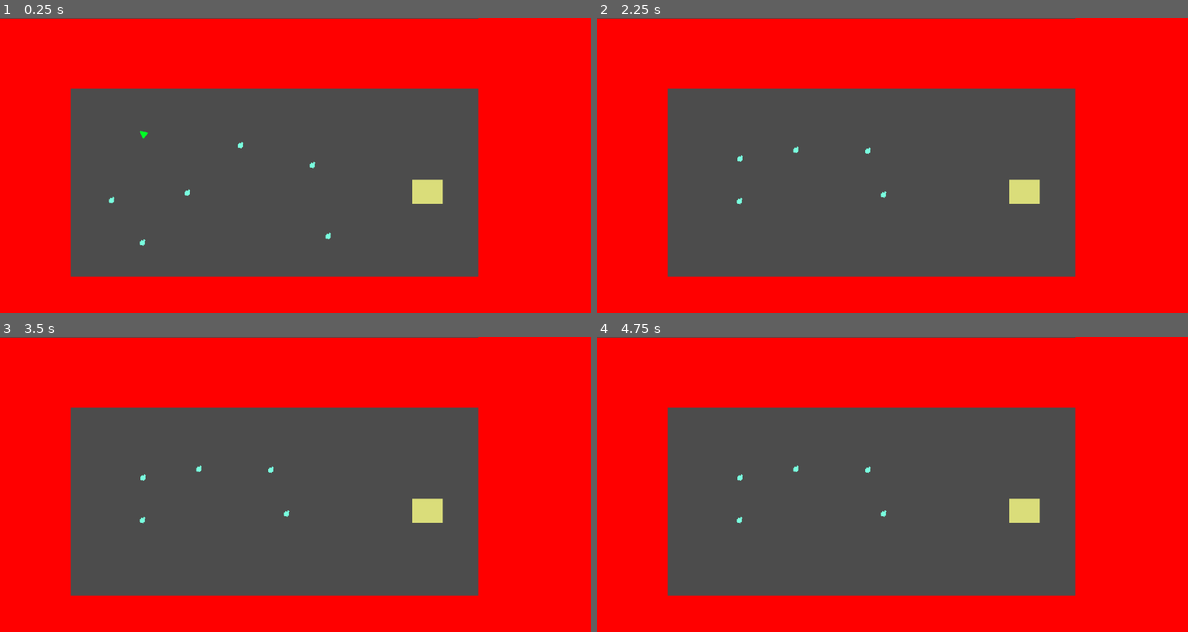
Above: before the commit, frames 1-4 (two rows, left to right).
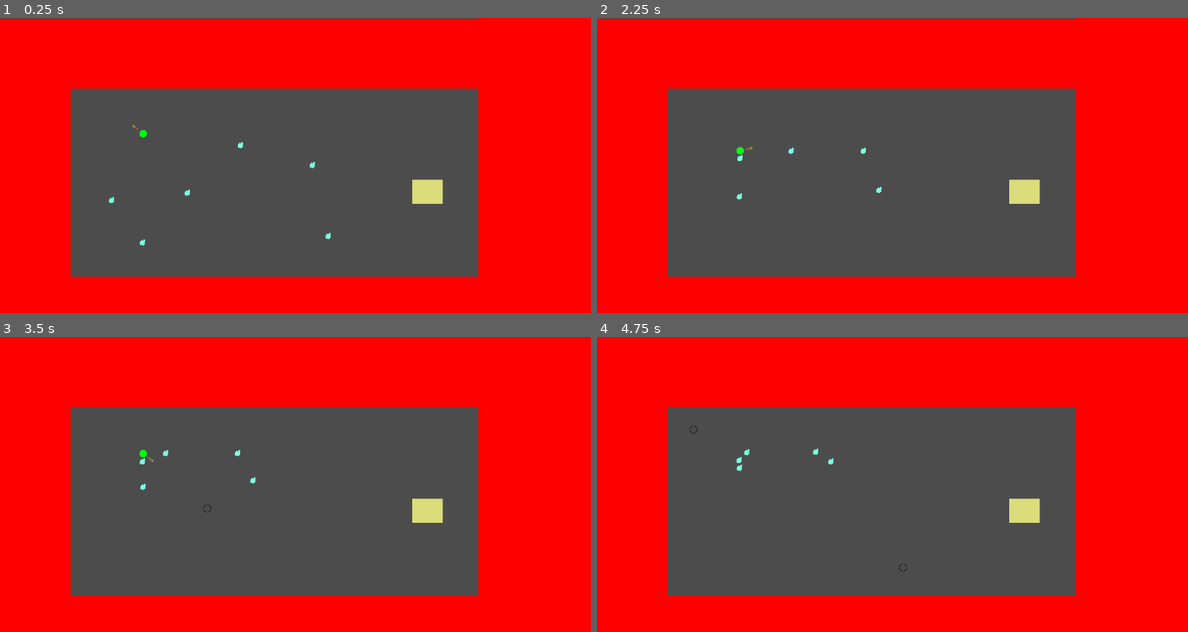
Above: after the commit, the same moments.

Repository: bentuttle2000/Game-Jam-F2021-2pm
Game: Godot game, scene res://Stages/StageOne.tscn
Two runs of this game, one before a commit and one after it. Both use one fixed random seed, a clock stepped at 60 frames per second and the inputs below.
Inputs (mouse positions are in pixels of both pictures, inside the frame that each line leads up to):
- Up to frame 1 (0.25 s): no input
- Up to frame 2 (2.25 s): move the mouse to (1022, 150) at 0.52 s; press the mouse at (1022, 150) at 0.53 s; hold D (ui_right) 0.53-1.28 s; move the mouse to (774, 180) at 1.27 s; release the mouse at (774, 180) at 1.28 s; hold S (ui_down) 1.28-2.03 s; tap E (use_action) at 1.35 s; move the mouse to (951, 100) at 2.02 s; press the mouse at (951, 100) at 2.03 s; hold D (ui_right) from 2.03 s (still down)
- Up to frame 3 (3.5 s): move the mouse to (265, 543) at 2.77 s; release D (ui_right) at 2.78 s; release the mouse at (265, 543) at 2.78 s; hold W (ui_up) from 2.78 s (still down); tap E (use_action) at 2.85 s
- Up to frame 4 (4.75 s): move the mouse to (1069, 528) at 3.52 s; release W (ui_up) at 3.53 s; press the mouse at (1069, 528) at 3.53 s; hold A (ui_left) from 3.53 s (still down); move the mouse to (715, 440) at 4.27 s; release the mouse at (715, 440) at 4.28 s; tap E (use_action) at 4.35 s

The runs differ from the first frame. In frame 1, less than 0.1% of the frame differs, in the area x 22-26%, y 36-41%; in frame 2, 0.2%; in frame 3, 0.2%, in the area x 23-49%, y 38-64%; in frame 4, 0.2%.
Error in both runs: Attempt to call function 'get_position' in base 'null instance' on a null instance. (res://Enemy.gd:11)

Commit message:
Added wand that circles around player
wand circles player and player stays idle. position is found from wand position not player position

Diff:
--- a/GameJam/Objects/Player.gd
+++ b/GameJam/Objects/Player.gd
@@ -20,7 +20,8 @@
 const chargeMax = 2.0;
 
 func _process(delta):
-	look_at(get_global_mouse_position());
+	#aim wand at mouse
+	get_child(0).look_at(get_global_mouse_position());
 
 	#if holding attack button, charge. fire on release
 	if Input.is_action_pressed("left_click"):
@@ -94,7 +95,7 @@
 func _fire():
 		curState = STATE.FIRING;
 		var inst = PROJECTILE.instance();
-		inst.position = $Position2D.global_position;
+		inst.position = get_child(0).getWandPosition();
 		get_parent().add_child(inst);
 		inst.set_direction(get_global_mouse_position() - global_position);
 		inst.set_power(chargeAmount);
--- a/GameJam/Objects/Player.tscn
+++ b/GameJam/Objects/Player.tscn
@@ -1,20 +1,20 @@
-[gd_scene load_steps=4 format=2]
+[gd_scene load_steps=5 format=2]
 
 [ext_resource path="res://Assets/Player.png" type="Texture" id=1]
 [ext_resource path="res://Objects/Player.gd" type="Script" id=2]
+[ext_resource path="res://Objects/Wand.tscn" type="PackedScene" id=3]
 
 [sub_resource type="CircleShape2D" id=1]
-radius = 9.89813
+radius = 8.517
 
 [node name="Player" type="KinematicBody2D"]
 script = ExtResource( 2 )
+
+[node name="Wand" parent="." instance=ExtResource( 3 )]
 
 [node name="Sprite" type="Sprite" parent="."]
 texture = ExtResource( 1 )
 
 [node name="CollisionShape2D" type="CollisionShape2D" parent="."]
-position = Vector2( -1.91883, -0.0834274 )
+position = Vector2( 0.198425, 0 )
 shape = SubResource( 1 )
-
-[node name="Position2D" type="Position2D" parent="."]
-position = Vector2( 19.6565, 0.0113621 )
--- /dev/null
+++ b/GameJam/Objects/Wand.gd
@@ -0,0 +1,6 @@
+extends Node2D
+
+#function called from Player.gd that returns the position to spawn projectiles
+#written by Ben Tuttle
+func getWandPosition():
+	return $Position2D.global_position;
--- /dev/null
+++ b/GameJam/Objects/Wand.tscn
@@ -0,0 +1,15 @@
+[gd_scene load_steps=3 format=2]
+
+[ext_resource path="res://Assets/wand.png" type="Texture" id=1]
+[ext_resource path="res://Objects/Wand.gd" type="Script" id=2]
+
+[node name="Wand" type="Node2D"]
+script = ExtResource( 2 )
+
+[node name="Position2D" type="Position2D" parent="."]
+position = Vector2( 25.5453, 0 )
+
+[node name="Sprite" type="Sprite" parent="."]
+position = Vector2( 20, 0 )
+rotation = 1.5708
+texture = ExtResource( 1 )
--- a/GameJam/Stages/StageOne.tscn
+++ b/GameJam/Stages/StageOne.tscn
@@ -6,6 +6,10 @@
 [ext_resource path="res://Objects/LevelTransition.tscn" type="PackedScene" id=4]
 
 [node name="StageOne" type="Node2D"]
+
+[node name="LevelTransition" parent="." instance=ExtResource( 4 )]
+position = Vector2( 926, 377 )
+target_stage = "res://StageTwo.tscn"
 
 [node name="Player" parent="." instance=ExtResource( 1 )]
 position = Vector2( 309.528, 250.786 )
@@ -43,7 +47,3 @@
 
 [node name="Enemy6" parent="." instance=ExtResource( 2 )]
 position = Vector2( 723.037, 486.865 )
-
-[node name="LevelTransition" parent="." instance=ExtResource( 4 )]
-position = Vector2( 926, 377 )
-target_stage = "res://StageTwo.tscn"
Binary file changed: GameJam/Assets/Player.png
Binary file added: GameJam/Assets/wand.png
Not shown, added: GameJam/Assets/wand.png.import
